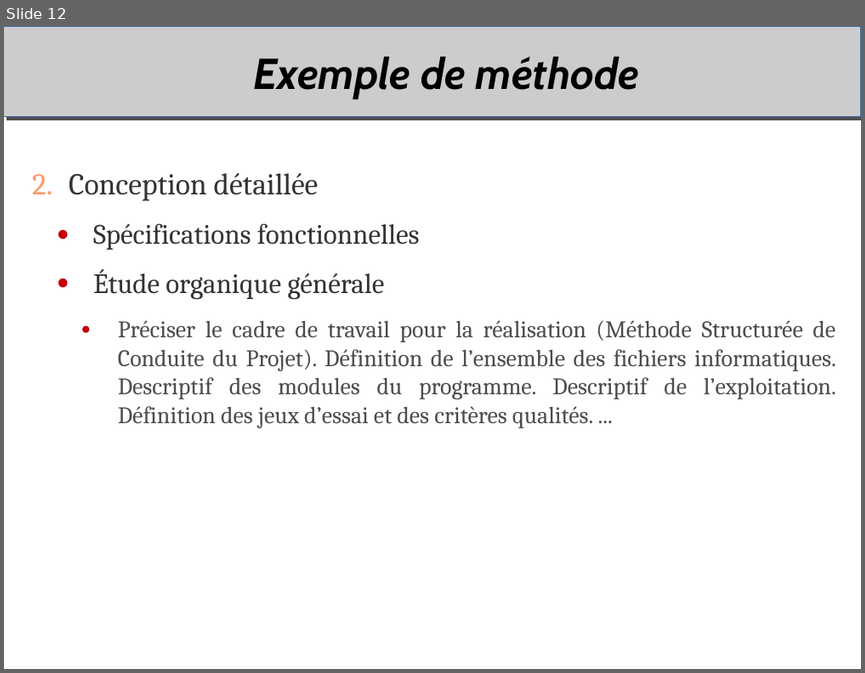
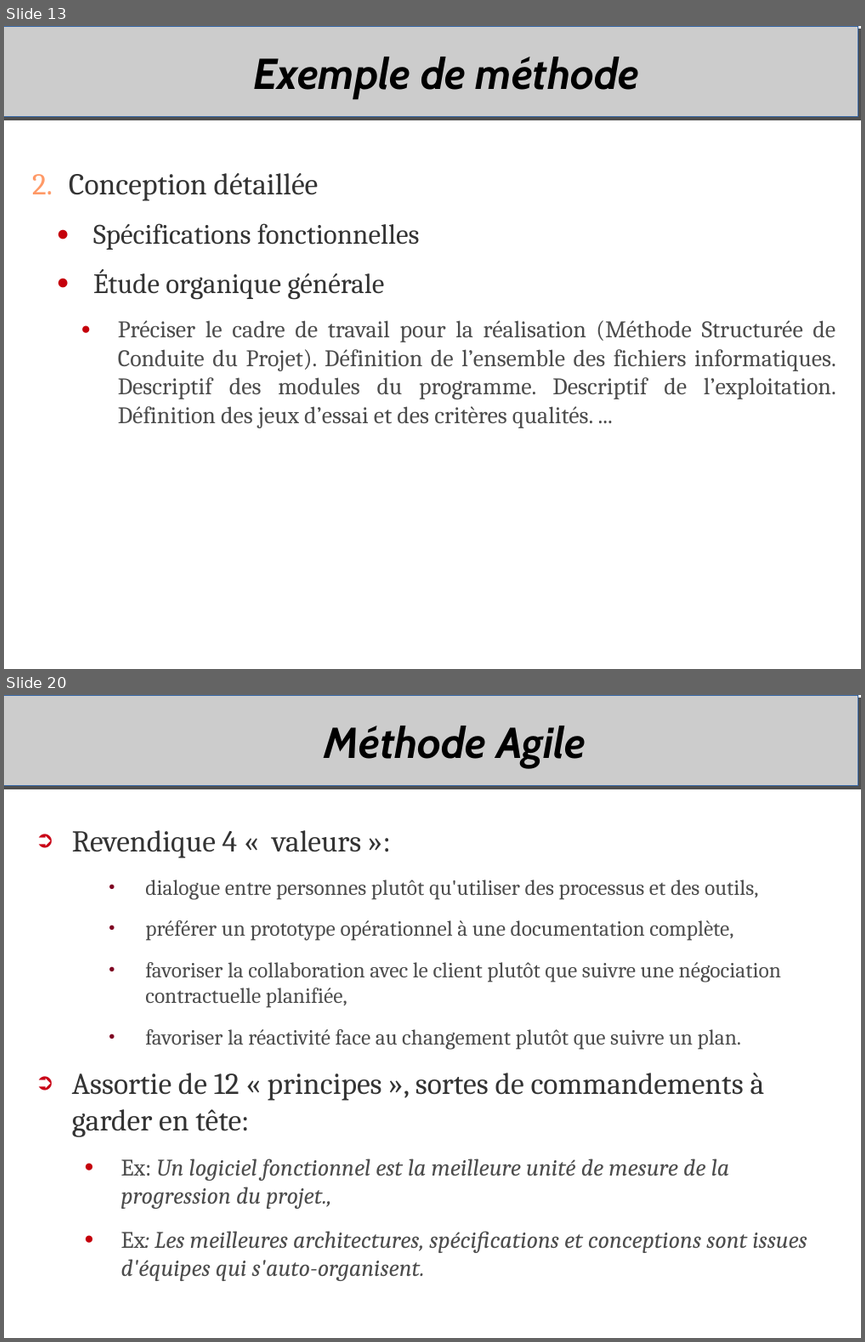
Before and after one commit to duanegris/texts, a slide deck: em-msi/it-s704/msi306-uml.odp. Shown one above the other, each under a label of ours: slide 12 before the commit, slides 13 and 20 after it; the slides between them are not shown. The pictures are 865x673 and 865x1342 pixels, drawn with LibreOffice and Linux fonts; fonts in the diff are those of the drawing; background and template pictures are left out. Boxes give left, top, right and bottom in pixels: in the first picture for what was removed or moved away, otherwise in the second. Text is boxed around its words. In the diff, an @@ line names an element or a change of style, - is before the commit and + after.

Commit message:
agile

```diff
--- a/em-msi/it-s704/msi306-uml.odp
+++ b/em-msi/it-s704/msi306-uml.odp
@@ slide 20 added at [4,695,861,1338], background #FFFFFF; not listed: 1 template element that a slide beside it also shows @@
@@ title added at [324,726,585,767], 40 pt, text #000000, bold, italic @@
+Méthode Agile
@@ text added at [72,830,807,1281], 20 pt, text #4C4C4C @@
+➲ Revendique 4 « valeurs »:
+      ● dialogue entre personnes plutôt qu'utiliser des processus et des outils,
+      ● préférer un prototype opérationnel à une documentation complète,
+      ● favoriser la collaboration avec le client plutôt que suivre une négociation contractuelle planifiée,
+      ● favoriser la réactivité face au changement plutôt que suivre un plan.
+➲ Assortie de 12 « principes », sortes de commandements à garder en tête:
+    ● Ex: Un logiciel fonctionnel est la meilleure unité de mesure de la progression du projet.,
+    ● Ex: Les meilleures architectures, spécifications et conceptions sont issues d'équipes qui s'auto-organisent.
@@ what was slide 12 is now slide 13 @@
@@ slide 13 changed as well @@
@@ rectangle: place and size @@
-rectangle at [4,26,861,117]
+rectangle at [4,26,857,117]
```
Also in this commit, not shown: 45 other slides changed, 10 other slides added.
